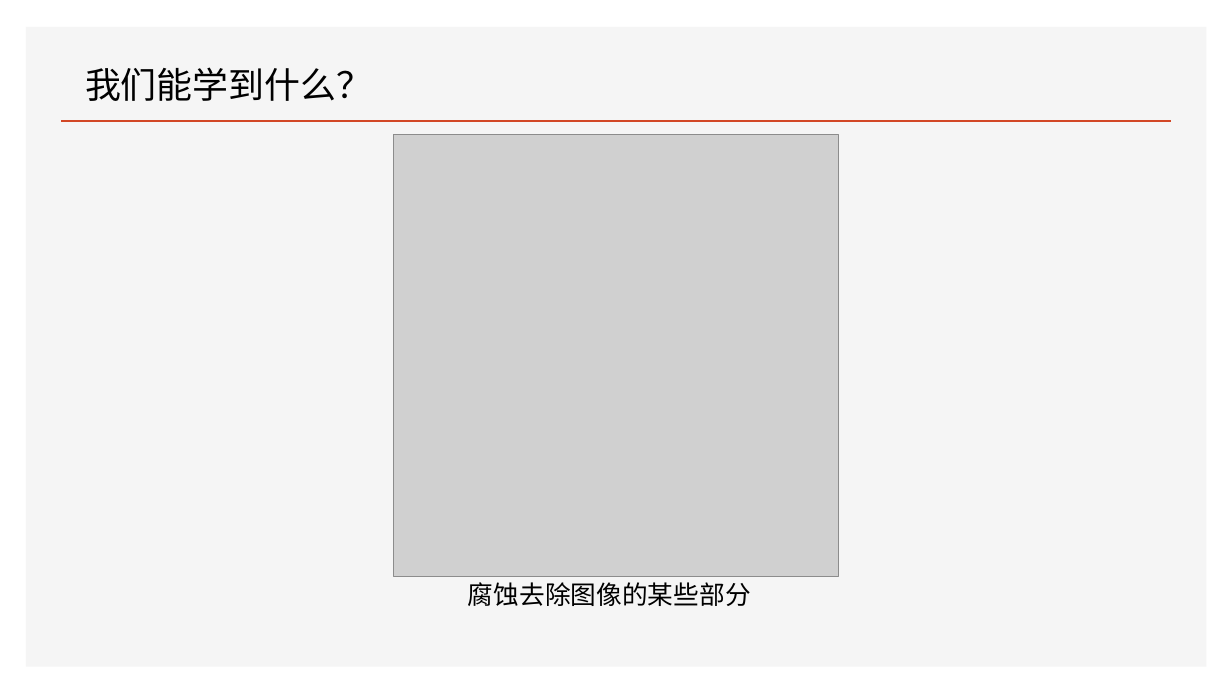
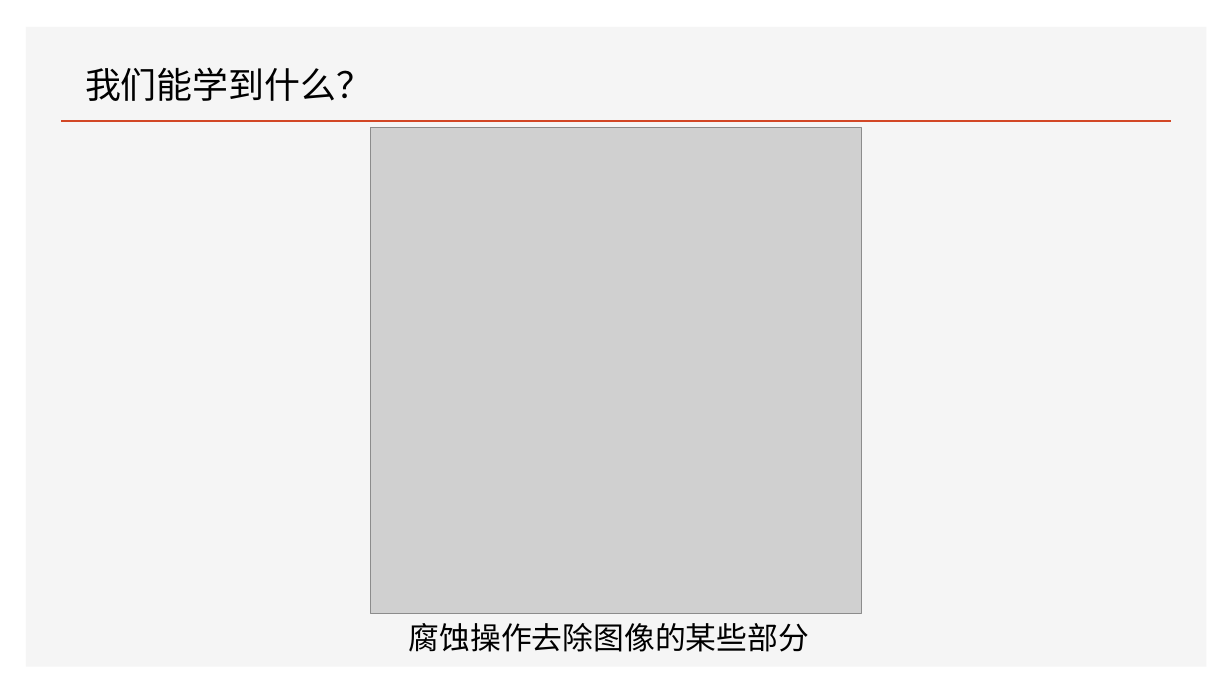
Before and after one commit to FourierAI/image-processing-resources, a slide deck: slide 3 of Lecture/lecture78/基于形态学的数字图像处理.pptx. Drawn at 1232x693 pixels with LibreOffice and Linux fonts; fonts in the diff are those of the drawing; grey boxes stand for pictures. Boxes give left, top, right and bottom in pixels: in the first picture for what was removed or moved away, otherwise in the second. Text is boxed around its words. In the diff, an @@ line names an element or a change of style, - is before the commit and + after.

```diff
--- a/Lecture/lecture78/基于形态学的数字图像处理.pptx
+++ b/Lecture/lecture78/基于形态学的数字图像处理.pptx
@@ picture: place and size @@
-picture at (394,135,839,577)
+picture at (371,128,861,614)
@@ text at (409,623,809,652): text changed; size 20 to 24 pt @@
-腐蚀去除图像的某些部分
+腐蚀操作去除图像的某些部分
```
Also in this commit, not shown: 33 other slides changed, 3 slides added, 1 other file.
